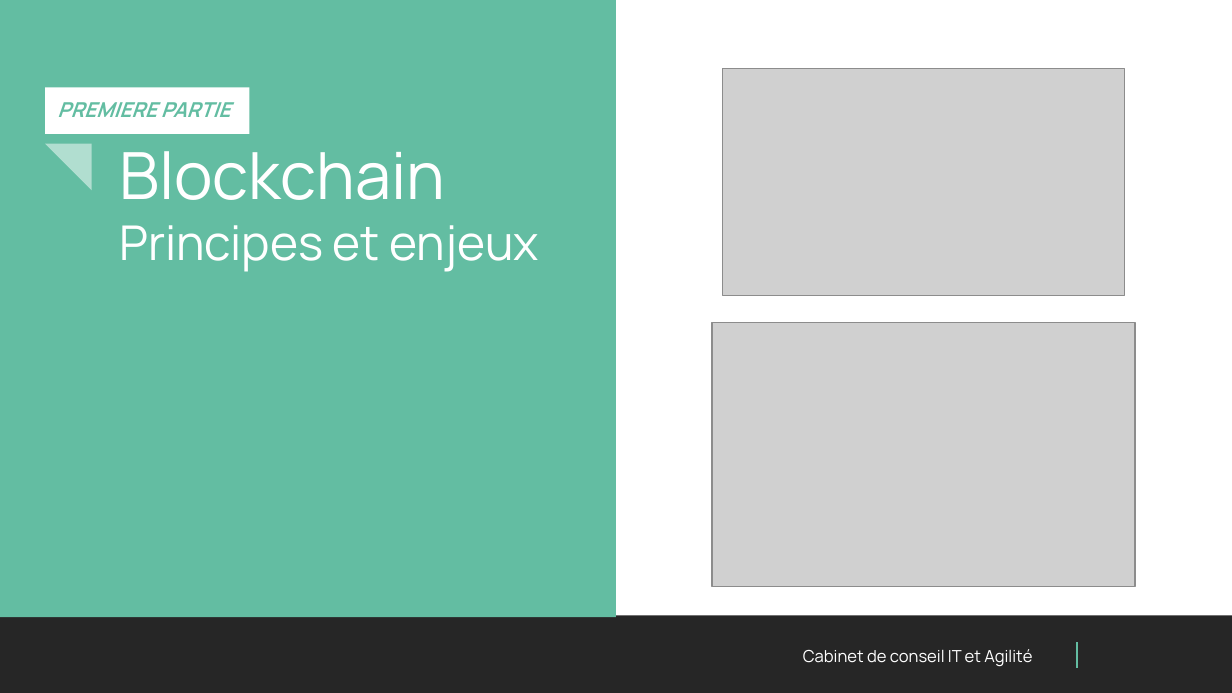
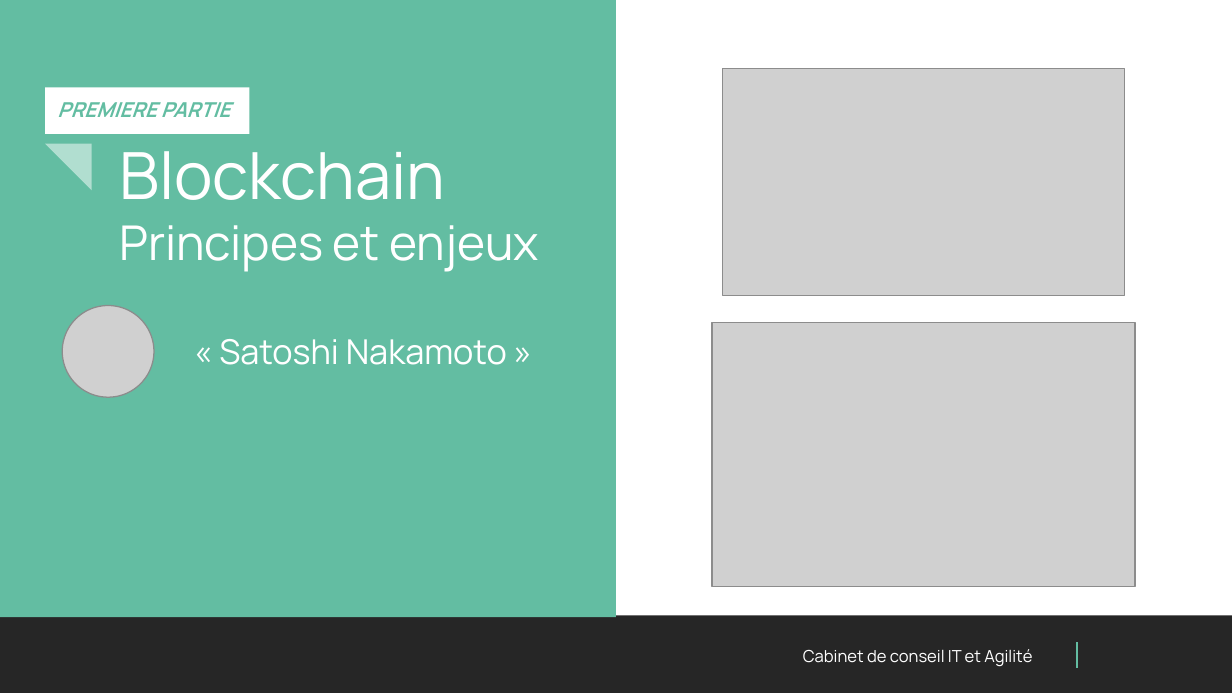
Before and after one commit to PaulFasola/Techlabs, a slide deck: slide 7 of Blockchain101+SmartContracts/Presentation/Techlab Blockchain.pptx (slide 5 before the commit). Drawn at 1232x693 pixels with LibreOffice and Linux fonts; fonts in the diff are those of the drawing; grey boxes stand for pictures; background and template pictures are left out. Boxes give left, top, right and bottom in pixels: in the first picture for what was removed or moved away, otherwise in the second. Text is boxed around its words. In the diff, an @@ line names an element or a change of style, - is before the commit and + after.

```diff
--- a/Blockchain101+SmartContracts/Presentation/Techlab Blockchain.pptx
+++ b/Blockchain101+SmartContracts/Presentation/Techlab Blockchain.pptx
@@ picture added at [63,306,154,397] @@
@@ text added at [219,339,507,365], 20 pt, text #FFFFFF @@
+« Satoshi Nakamoto »
```
Also in this commit, not shown: 6 other slides changed, 6 slides added, 2 slides removed, 1 other file.
